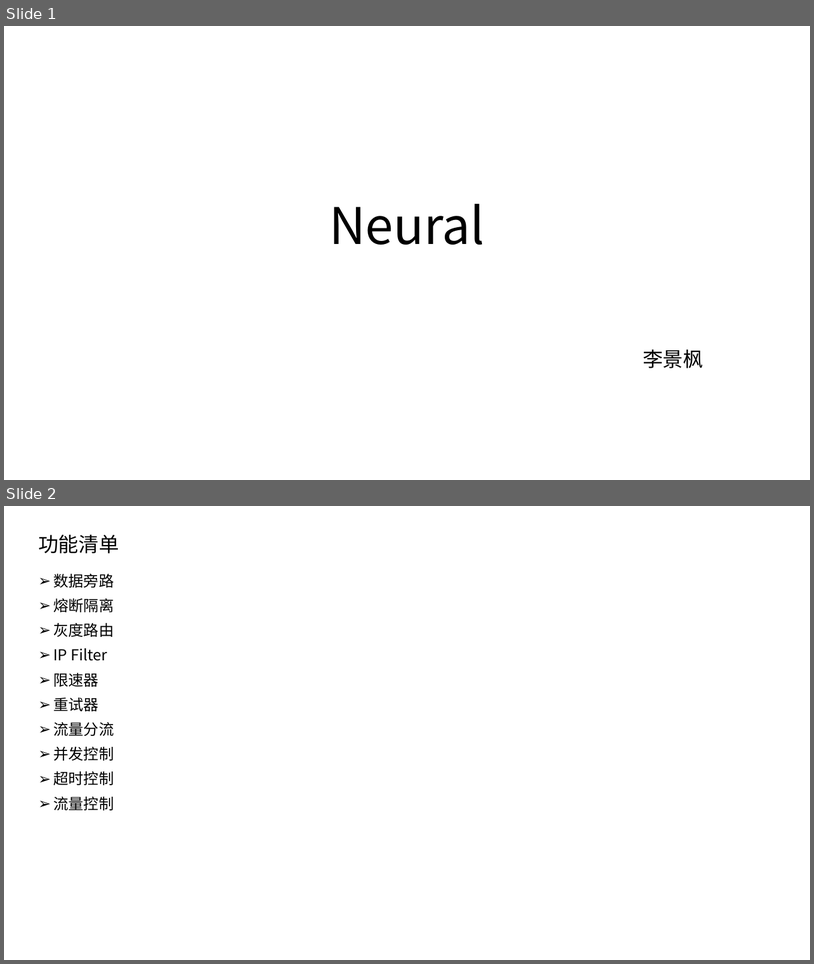
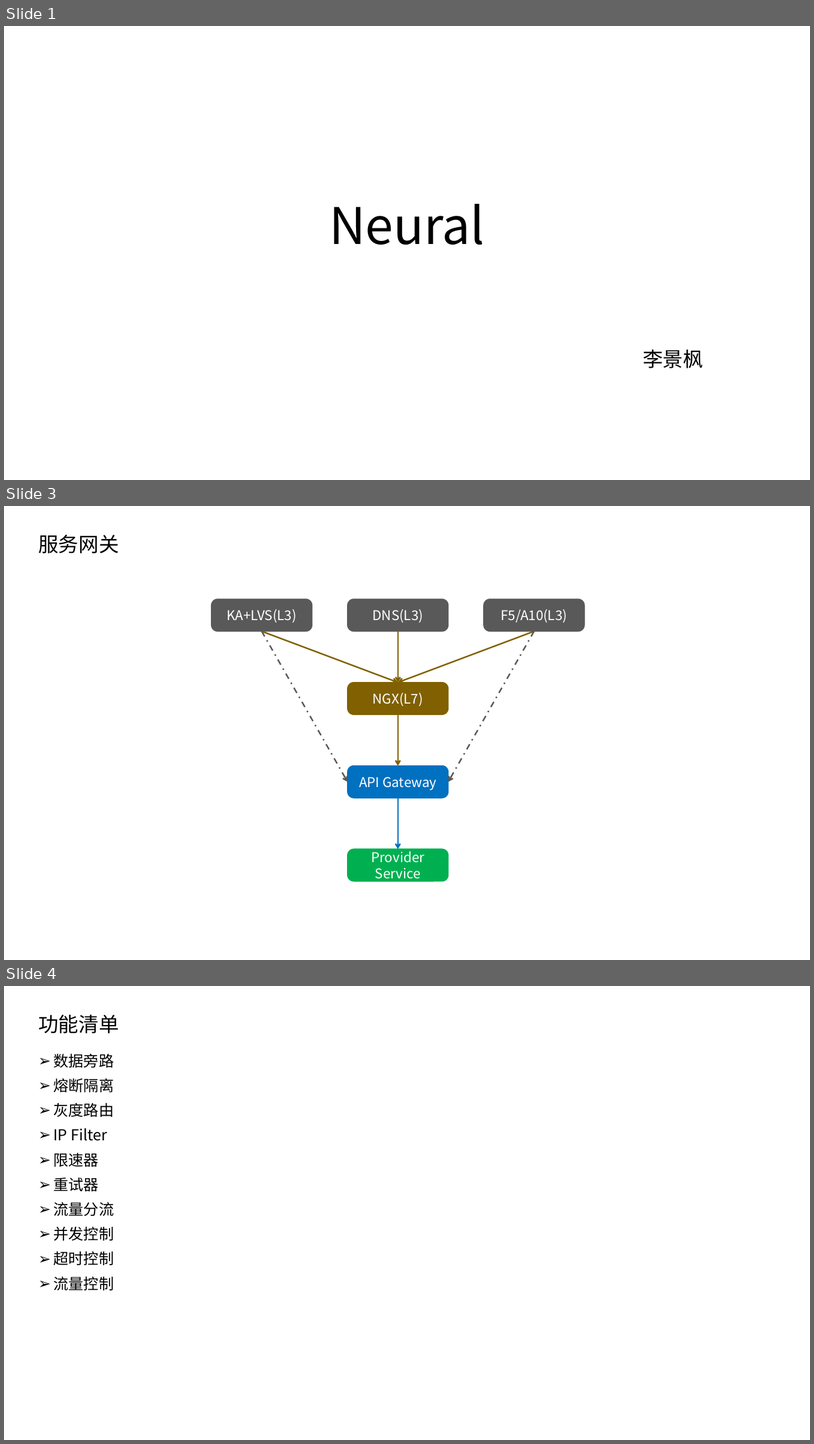
Before and after one commit to yessur3808/neural, a slide deck: Neural.pptx. Shown one above the other, each under a label of ours: slides 1 and 2 before the commit, slides 1, 3 and 4 after it; the slides between them are not shown. The pictures are 814x964 and 814x1444 pixels, drawn with LibreOffice and Linux fonts; fonts in the diff are those of the drawing. Boxes give left, top, right and bottom in pixels: in the first picture for what was removed or moved away, otherwise in the second. Text is boxed around its words. In the diff, an @@ line names an element or a change of style, - is before the commit and + after.

```diff
--- a/Neural.pptx
+++ b/Neural.pptx
@@ slide 3 added at box(4, 506, 810, 960), background #FFFFFF @@
@@ title added at box(38, 535, 119, 553), 24 pt, text #000000 @@
+服务网关
@@ rounded rectangle added at box(212, 599, 312, 631), fill #595959, outline #595959 1 pt, 16 pt, text #FFFFFF @@
+KA+LVS(L3)
@@ rounded rectangle added at box(348, 599, 449, 631), fill #595959, outline #595959 1 pt, 16 pt, text #FFFFFF @@
+DNS(L3)
@@ rounded rectangle added at box(485, 599, 585, 631), fill #595959, outline #595959 1 pt, 16 pt, text #FFFFFF @@
+F5/A10(L3)
@@ arrow added from (262, 631) to (398, 682), #806000 1.75 pt @@
@@ arrow added from (262, 631) to (348, 782), #595959 1.75 pt dashed @@
@@ arrow added from (398, 631) to (398, 682), #806000 1.75 pt @@
@@ arrow added from (534, 631) to (398, 682), #806000 1.75 pt @@
@@ arrow added from (534, 631) to (449, 782), #595959 1.75 pt dashed @@
@@ rounded rectangle added at box(348, 682, 449, 714), fill #806000, outline #806000 1 pt, 16 pt, text #FFFFFF @@
+NGX(L7)
@@ arrow added from (398, 715) to (398, 766), #806000 1.75 pt @@
@@ rounded rectangle added at box(348, 766, 449, 798), fill #0070C0, outline #0070C0 1 pt, 16 pt, text #FFFFFF @@
+API Gateway
@@ arrow added from (398, 798) to (398, 849), #0070C0 1.75 pt @@
@@ rounded rectangle added at box(348, 849, 449, 881), fill #00B050, outline #00B050 1 pt, 16 pt, text #FFFFFF @@
+Provider
+Service
@@ what was slide 2 is now slide 4 @@
```
Also in this commit, not shown: 1 other slide added, 4 other files.
